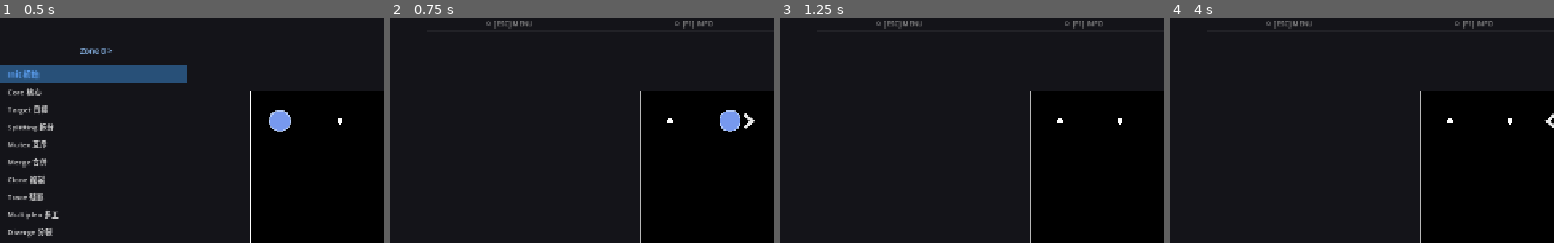
Above: before the commit, frames 1-4 (left to right).
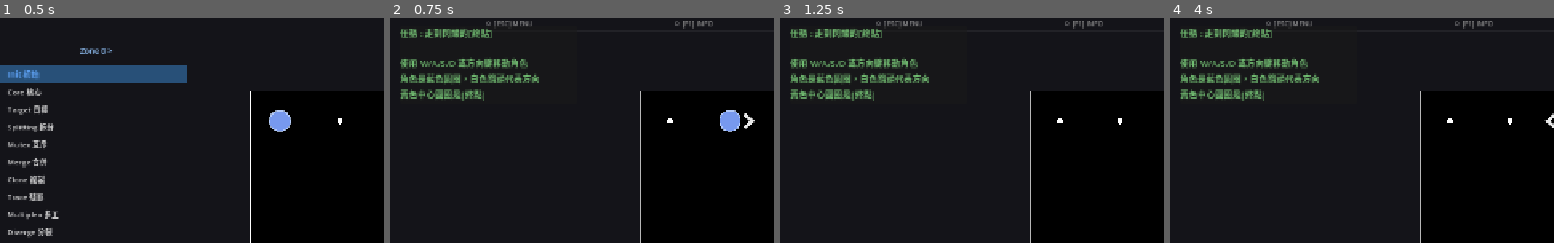
Above: after the commit, the same moments.

Repository: Periodev/DIV
Game: Godot game, scene res://scenes/main.tscn
Same seed, same stepped clock (60 frames per second), same inputs: the game is played once before the commit and once after it.
Inputs:
- Up to frame 1 (0.5 s): no input
- Up to frame 2 (0.75 s): tap Enter at 0.5, 0.6 s; hold D from 0.53 s (still down)
- Up to frame 3 (1.25 s): keep holding D; tap Space at 0.77, 1.07 s; tap Keypad Enter at 0.8 s
- Up to frame 4 (4 s): release D at 1.28 s; hold S 1.28-2.03 s; tap Keypad Enter at 1.35, 3.8 s; tap Space at 1.52, 1.82, 2, 2.3, 2.85, 3.02, 3.32, 3.5, 3.77 s; tap Tab at 1.55, 2.1 s; hold D 2.03-2.78 s; tap Enter at 2.75, 3.05, 3.6 s; hold W 2.78-3.53 s; hold A from 3.53 s (still down)
The pictures show only the part of the screen within x 0-50%, y 0-50%; the shares and areas given below are measured in that part.

Frame 1 is identical in both runs. In frame 2, 3.6% of the frame differs, in the area x 2-39%, y 4-37%; in frame 3, 3.6%, in the area x 2-39%, y 3-37%; in frame 4, 3.6%.

Commit message:
Add tutorial system with checklist toasts
Data-driven tutorial controller keyed by tutorial ID in level files.
Shows objective title + BBCode checklist that auto-checks on game state.
InstrBody changed to RichTextLabel for styled checklist rendering.

Co-Authored-By: Claude Opus 4.6 <noreply@anthropic.com>

Diff:
--- a/godot/scenes/game_scene.tscn
+++ b/godot/scenes/game_scene.tscn
@@ -85,3 +85,61 @@
 theme_override_constants/outline_size = 4
 theme_override_colors/font_color = Color(1, 0.9, 0.35, 1)
 theme_override_colors/font_outline_color = Color(0, 0, 0, 1)
+
+[node name="InstructionToast" type="PanelContainer" parent="UI"]
+visible = false
+offset_left = 16.0
+offset_top = 16.0
+offset_right = 300.0
+mouse_filter = 2
+
+[node name="InstrVBox" type="VBoxContainer" parent="UI/InstructionToast"]
+theme_override_constants/separation = 4
+
+[node name="InstrTitle" type="Label" parent="UI/InstructionToast/InstrVBox"]
+text = ""
+theme_override_font_sizes/font_size = 14
+theme_override_colors/font_color = Color(0.45, 0.75, 0.45, 1)
+
+[node name="InstrBody" type="RichTextLabel" parent="UI/InstructionToast/InstrVBox"]
+bbcode_enabled = true
+fit_content = true
+scroll_active = false
+mouse_filter = 2
+theme_override_font_sizes/normal_font_size = 13
+theme_override_colors/default_color = Color(0.75, 0.75, 0.75, 1)
+
+[node name="WinToast" type="PanelContainer" parent="UI"]
+visible = false
+anchor_left = 1.0
+anchor_top = 1.0
+anchor_right = 1.0
+anchor_bottom = 1.0
+offset_left = -280.0
+offset_top = -110.0
+offset_right = -16.0
+offset_bottom = -16.0
+mouse_filter = 2
+
+[node name="ToastVBox" type="VBoxContainer" parent="UI/WinToast"]
+theme_override_constants/separation = 6
+
+[node name="ToastHeader" type="HBoxContainer" parent="UI/WinToast/ToastVBox"]
+
+[node name="ToastDot" type="ColorRect" parent="UI/WinToast/ToastVBox/ToastHeader"]
+custom_minimum_size = Vector2(10, 10)
+color = Color(0.29, 0.54, 0.29, 1)
+
+[node name="ToastTitle" type="Label" parent="UI/WinToast/ToastVBox/ToastHeader"]
+text = "SOLVED"
+theme_override_font_sizes/font_size = 18
+
+[node name="ToastSub" type="Label" parent="UI/WinToast/ToastVBox"]
+text = ""
+theme_override_font_sizes/font_size = 13
+theme_override_colors/font_color = Color(0.55, 0.55, 0.55, 1)
+
+[node name="ToastHint" type="Label" parent="UI/WinToast/ToastVBox"]
+text = "[ SPACE ]  next level"
+theme_override_font_sizes/font_size = 11
+theme_override_colors/font_color = Color(0.3, 0.6, 0.3, 1)
--- a/godot/scripts/GameScene.gd
+++ b/godot/scripts/GameScene.gd
@@ -11,6 +11,12 @@
 @onready var hint_label: Label        = $UI/HintLabel
 @onready var overlay_backdrop: ColorRect = $UI/OverlayBackdrop
 @onready var overlay_label: Label     = $UI/OverlayLabel
+@onready var instr_toast: PanelContainer = $UI/InstructionToast
+@onready var instr_title: Label = $UI/InstructionToast/InstrVBox/InstrTitle
+@onready var instr_body: RichTextLabel = $UI/InstructionToast/InstrVBox/InstrBody
+@onready var win_toast: PanelContainer = $UI/WinToast
+@onready var toast_sub: Label = $UI/WinToast/ToastVBox/ToastSub
+@onready var toast_dot: ColorRect = $UI/WinToast/ToastVBox/ToastHeader/ToastDot
 var hint_overlay: HintOverlay = null
 var _desc_overlay: LevelDescOverlay = null
 
@@ -48,6 +54,9 @@
 const MOVE_REPEAT_DELAY := 0.250  # seconds between repeats (~400ms per step)
 var _move_cooldown: float = 0.0
 var _last_held_dir: Vector2i = Vector2i(0, 0)
+var _win_tween: Tween = null
+var _instr_tween: Tween = null
+var tutorial: TutorialController = TutorialController.new()
 const DEBUG_VICTORY := true
 
 
@@ -111,6 +120,12 @@
 
 	overlay_backdrop.visible = false
 	overlay_label.visible = false
+	win_toast.visible = false
+	hide_instruction()
+
+	var tutorial_id: String = level_dict.get("tutorial", "")
+	var objective: String = level_dict.get("objective", "")
+	tutorial.start_level(tutorial_id, objective, self)
 	hint_overlay.clear_overlay()
 	if _desc_overlay != null:
 		_desc_overlay.hide_desc()
@@ -247,7 +262,7 @@
 			if not end_key.pressed or end_key.echo:
 				return
 			# End-screen hotkeys are only valid when the overlay is actually shown.
-			if not overlay_label.visible:
+			if not overlay_label.visible and not win_toast.visible:
 				return
 			match end_key.keycode:
 				KEY_R:
@@ -256,7 +271,11 @@
 				KEY_Z:
 					controller.undo()
 					_full_refresh()
-				KEY_SPACE, KEY_ESCAPE:
+				KEY_SPACE, KEY_ENTER, KEY_KP_ENTER:
+					if controller.victory:
+						_start_level(current_level_idx + 1)
+						return
+				KEY_ESCAPE:
 					var gd = _get_game_data()
 					if gd != null:
 						gd.selected_level_idx = current_level_idx
@@ -338,6 +357,8 @@
 		KEY_BRACKETLEFT:   # [ → previous level
 			_start_level(current_level_idx - 1)
 			_save_selected_level_idx()
+
+	tutorial.on_input(key)
 
 
 # ---------------------------------------------------------------------------
@@ -399,6 +420,7 @@
 	# Physics and victory are now handled each frame in _process().
 	# _on_state_changed() only triggers an immediate redraw so the visual
 	# responds to input without waiting for the next _process() tick.
+	tutorial.on_state_changed()
 	_apply_frame_spec()
 	_update_ui()
 
@@ -419,9 +441,16 @@
 	var gd = _get_game_data()
 	if gd != null:
 		gd.mark_level_played(level_id)
-	overlay_backdrop.visible = true
-	overlay_label.text    = "LEVEL COMPLETE!\nR: restart   Z: undo   SPACE/ESC: level select"
-	overlay_label.visible = true
+	# Toast instead of full-screen overlay
+	toast_sub.text = "Level %s  ·  %d steps" % [level_id, controller.input_log.size()]
+	toast_dot.color = Color(0.29, 0.54, 0.29)
+	win_toast.modulate.a = 0.0
+	win_toast.visible = true
+	if _win_tween != null:
+		_win_tween.kill()
+	_win_tween = create_tween()
+	_win_tween.tween_property(win_toast, "modulate:a", 1.0, 0.35) \
+		.set_trans(Tween.TRANS_CUBIC).set_ease(Tween.EASE_OUT)
 
 
 func _on_collapse() -> void:
@@ -443,6 +472,7 @@
 	if should_hide_overlay:
 		overlay_backdrop.visible = false
 		overlay_label.visible = false
+		win_toast.visible = false
 	else:
 		_vlog("_full_refresh called in end-state; keep overlay visible")
 	_apply_frame_spec()
@@ -584,5 +614,30 @@
 		gd.selected_level_idx = current_level_idx
 
 
+func show_instruction(title: String, body_bbcode: String) -> void:
+	instr_title.text = title
+	instr_body.text = body_bbcode
+	var already_visible := instr_toast.visible and instr_toast.modulate.a > 0.9
+	if not already_visible:
+		instr_toast.modulate.a = 0.0
+		instr_toast.visible = true
+		if _instr_tween != null:
+			_instr_tween.kill()
+		_instr_tween = create_tween()
+		_instr_tween.tween_property(instr_toast, "modulate:a", 1.0, 0.3) \
+			.set_trans(Tween.TRANS_CUBIC).set_ease(Tween.EASE_OUT)
+
+
+func hide_instruction() -> void:
+	if not instr_toast.visible:
+		return
+	if _instr_tween != null:
+		_instr_tween.kill()
+	_instr_tween = create_tween()
+	_instr_tween.tween_property(instr_toast, "modulate:a", 0.0, 0.2) \
+		.set_trans(Tween.TRANS_CUBIC).set_ease(Tween.EASE_IN)
+	_instr_tween.tween_callback(func(): instr_toast.visible = false)
+
+
 func _get_game_data():
 	return get_node_or_null("/root/GameData")
--- a/godot/scripts/MapParser.gd
+++ b/godot/scripts/MapParser.gd
@@ -200,10 +200,19 @@
 	if obj_result != null:
 		objective = obj_result.get_string(1).strip_edges()
 
+	# Extract tutorial ID
+	var tut_match := RegEx.new()
+	tut_match.compile("(?m)^\\s*tutorial\\s*=\\s*(\\S+)\\s*$")
+	var tut_result := tut_match.search(text)
+	var tutorial_id := ""
+	if tut_result != null:
+		tutorial_id = tut_result.get_string(1).strip_edges()
+
 	return {
 		"name":       name_val,
 		"floor_map":  floor_result.get_string(1),
 		"object_map": object_result.get_string(1),
 		"hints":      parsed_hints,
 		"objective":  objective,
+		"tutorial":   tutorial_id,
 	}
--- a/godot/scripts/SystemCalloutUI.gd
+++ b/godot/scripts/SystemCalloutUI.gd
@@ -58,6 +58,8 @@
 		var line_w: float = 200.0
 		var left_end: float = center_x - line_w
 		var right_end: float = center_x + line_w
+
+
 
 		draw_line(Vector2(left_end, baseline_y), Vector2(right_end, baseline_y), COL_LINE_DIM, 1.0)
 		_draw_gated_callout_node(
--- /dev/null
+++ b/godot/scripts/TutorialController.gd
@@ -0,0 +1,185 @@
+# TutorialController.gd - Data-driven instruction toasts keyed by tutorial ID
+class_name TutorialController
+
+var _scene: GameScene
+var _tutorial_id: String = ""
+var _objective: String = ""
+var _active: bool = false
+
+# Checklist state: array of { "label": String, "done": bool }
+var _items: Array = []
+var _last_bbcode: String = ""
+
+
+func start_level(tutorial_id: String, objective: String, scene: GameScene) -> void:
+	_scene = scene
+	_tutorial_id = tutorial_id
+	_objective = objective
+	_items.clear()
+	_last_bbcode = ""
+	_active = tutorial_id != ""
+	if _active:
+		_enter()
+	elif _objective != "":
+		_scene.show_instruction(_objective, "")
+
+
+func stop() -> void:
+	_active = false
+
+
+func on_state_changed() -> void:
+	if not _active:
+		return
+	match _tutorial_id:
+		"diverge_intro":
+			_check_diverge_intro()
+		"switch_progress":
+			_check_switches()
+
+
+func on_input(key: int) -> void:
+	if not _active:
+		return
+	match _tutorial_id:
+		"diverge_intro":
+			_input_diverge_intro(key)
+
+
+# ---------------------------------------------------------------------------
+# Checklist rendering
+# ---------------------------------------------------------------------------
+
+func _refresh_toast() -> void:
+	var bbcode := ""
+	for item in _items:
+		if item["done"]:
+			bbcode += "[color=#666666]☑ " + item["label"] + "[/color]\n"
+		else:
+			bbcode += "☐ " + item["label"] + "\n"
+	bbcode = bbcode.strip_edges(false, true)
+	if bbcode == _last_bbcode:
+		return
+	_last_bbcode = bbcode
+	var title := _objective if _objective != "" else "任務"
+	_scene.show_instruction(title, bbcode)
+
+
+func _complete_item(index: int) -> void:
+	if index >= 0 and index < _items.size():
+		_items[index]["done"] = true
+	_refresh_toast()
+	# Check if all done
+	var all_done := true
+	for item in _items:
+		if not item["done"]:
+			all_done = false
+			break
+	if all_done:
+		_active = false
+
+
+# ---------------------------------------------------------------------------
+# Initial entry — build checklist for this tutorial
+# ---------------------------------------------------------------------------
+
+func _enter() -> void:
+	match _tutorial_id:
+		"diverge_intro":
+			_enter_diverge_intro()
+		"switch_progress":
+			_enter_switches()
+
+
+# ---------------------------------------------------------------------------
+# diverge_intro — branch → activate switch → switch focus → walk to goal → merge
+# ---------------------------------------------------------------------------
+
+func _enter_diverge_intro() -> void:
+	_items = [
+		{"label": "按 [V] 分裂出平行空間", "done": false},
+		{"label": "啟動開關", "done": false},
+		{"label": "按 [Tab] 切換空間到另一角色", "done": false},
+		{"label": "走到終點", "done": false},
+		{"label": "按 [V] 合併", "done": false},
+	]
+	_refresh_toast()
+
+
+func _check_diverge_intro() -> void:
+	if _scene.controller == null:
+		return
+	var c := _scene.controller
+
+	# Step 0: branched?
+	if not _items[0]["done"] and c.has_branched:
+		_complete_item(0)
+
+	# Step 1: any switch activated?
+	if not _items[1]["done"] and c.has_branched:
+		var branch := c.get_active_branch()
+		if branch != null:
+			for pos in branch.terrain:
+				if branch.terrain[pos] == Enums.TerrainType.SWITCH:
+					if branch.switch_activated(pos):
+						_complete_item(1)
+						break
+
+	# Step 3: player on goal?
+	if not _items[3]["done"]:
+		var branch := c.get_active_branch()
+		if branch != null:
+			var player := branch.get_player()
+			if player != null:
+				var t = branch.terrain.get(player.pos, Enums.TerrainType.FLOOR)
+				if t == Enums.TerrainType.GOAL:
+					_complete_item(3)
+
+	# Step 4: merged (no longer branched, after having branched)?
+	if not _items[4]["done"] and _items[0]["done"] and not c.has_branched:
+		_complete_item(4)
+
+
+func _input_diverge_intro(key: int) -> void:
+	# Step 2: Tab pressed while branched
+	if not _items[2]["done"] and key == KEY_TAB:
+		_complete_item(2)
+
+
+# ---------------------------------------------------------------------------
+# switch_progress — show activated/total switch count as checklist
+# ---------------------------------------------------------------------------
+
+func _enter_switches() -> void:
+	_items = []
+	_update_switch_items()
+
+
+func _check_switches() -> void:
+	_update_switch_items()
+
+
+func _update_switch_items() -> void:
+	if _scene.controller == null:
+		return
+	var branch: BranchState = _scene.controller.get_active_branch()
+	if branch == null:
+		return
+	var total := 0
+	var activated := 0
+	for pos in branch.terrain:
+		var t: int = branch.terrain[pos]
+		if t == Enums.TerrainType.SWITCH:
+			total += 1
+			if branch.switch_activated(pos):
+				activated += 1
+	if total == 0:
+		_scene.hide_instruction()
+		_active = false
+		return
+	_items.resize(total)
+	for i in total:
+		_items[i] = {"label": "開關 %d" % (i + 1), "done": i < activated}
+	_refresh_toast()
+	if activated >= total:
+		_active = false
Not shown, changed: godot/Level/Level0.txt
Not shown, added: godot/scripts/TutorialController.gd.uid
